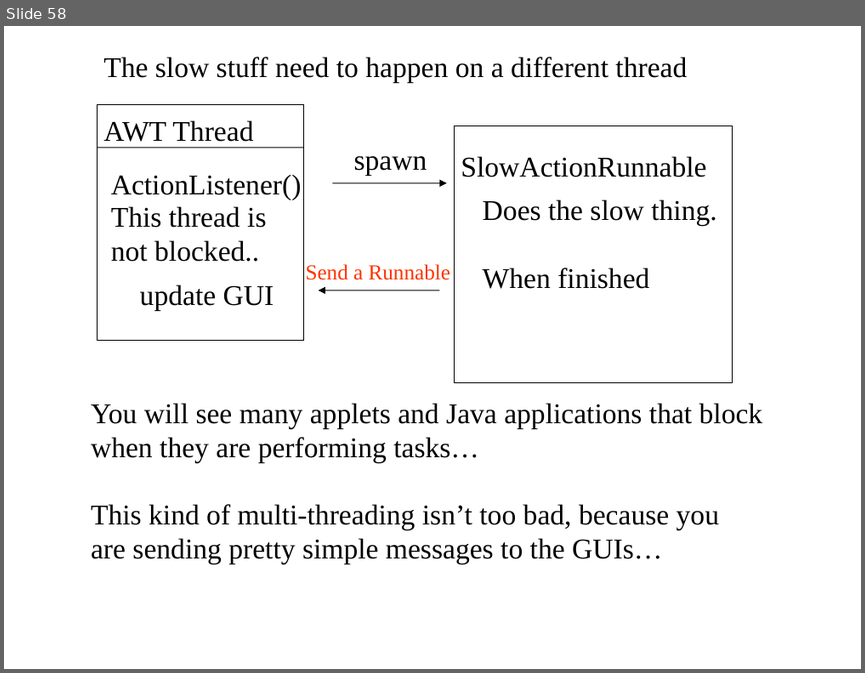
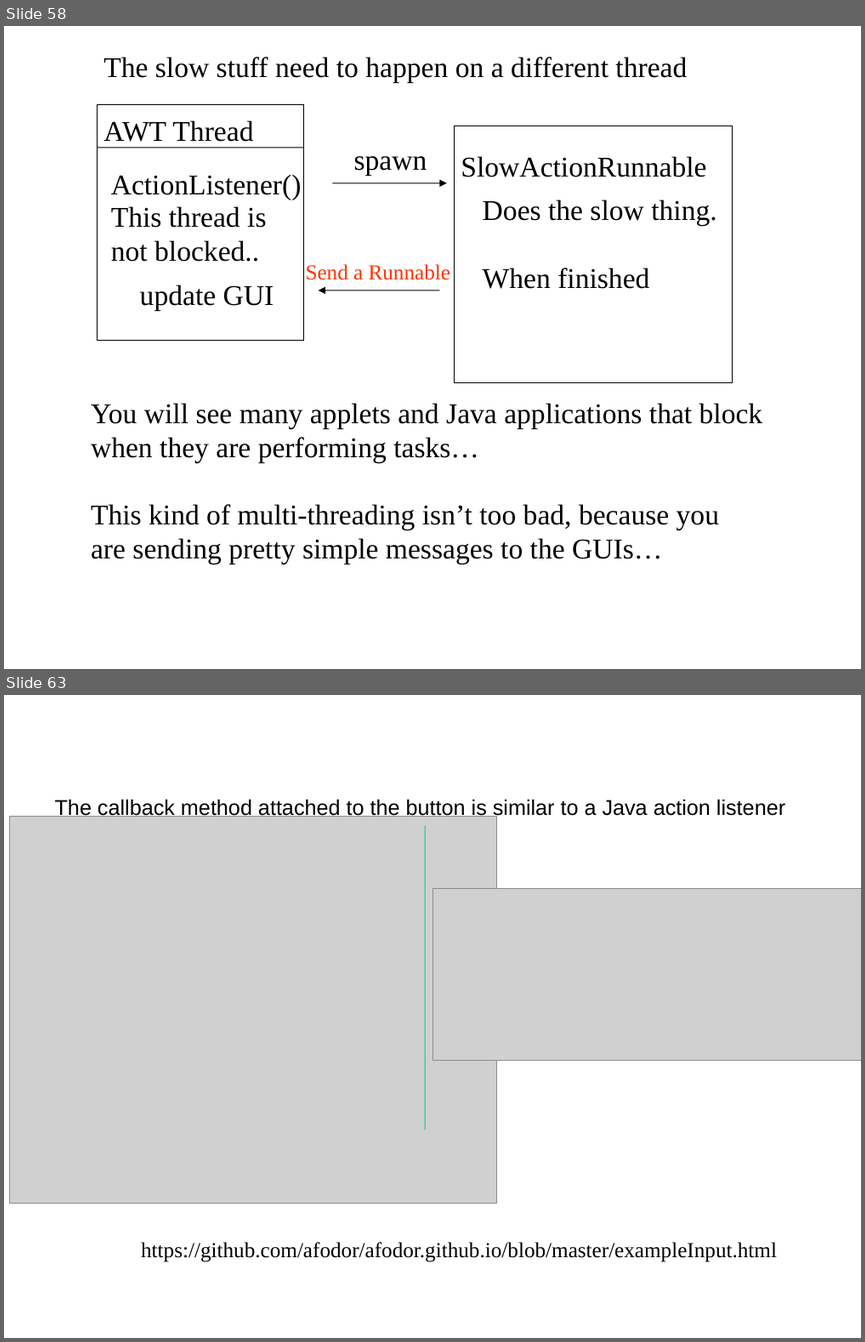
Before and after one commit to afodor/afodor.github.io, a slide deck: classes/prog2017/Prog3-Lecture12.ppt. Shown one above the other, each under a label of ours: slide 58 before the commit, slides 58 and 63 after it; the slides between them are not shown. The pictures are 865x673 and 865x1342 pixels, drawn with LibreOffice and Linux fonts; fonts in the diff are those of the drawing; grey boxes stand for pictures. Boxes give left, top, right and bottom in pixels: in the first picture for what was removed or moved away, otherwise in the second. Text is boxed around its words. In the diff, an @@ line names an element or a change of style, - is before the commit and + after.

```diff
--- a/classes/prog2017/Prog3-Lecture12.ppt
+++ b/classes/prog2017/Prog3-Lecture12.ppt
@@ slide 63 added at (4, 695, 861, 1338), background #FFFFFF @@
@@ picture added at (10, 816, 497, 1203) @@
@@ text added at (55, 798, 785, 820), 18 pt, text #000000 @@
+The callback method attached to the button is similar to a Java action listener
@@ line added from (425, 825) to (425, 1129), #00CC98 0.74 pt @@
@@ picture added at (432, 889, 861, 1061) @@
@@ text added at (141, 1242, 777, 1262), 18 pt, text #000000 @@
+https://github.com/afodor/afodor.github.io/blob/master/exampleInput.html
```
Also in this commit, not shown: 5 slides changed, 7 other slides added, 1 slide removed.
